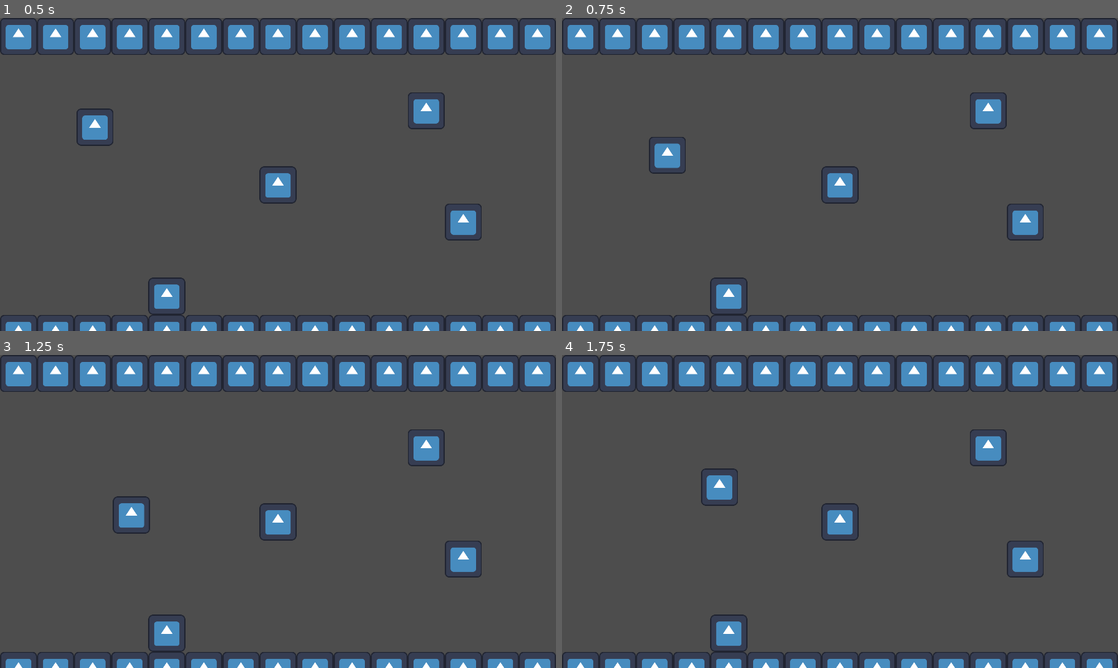
Above: before the commit, frames 1-4 (two rows, left to right).
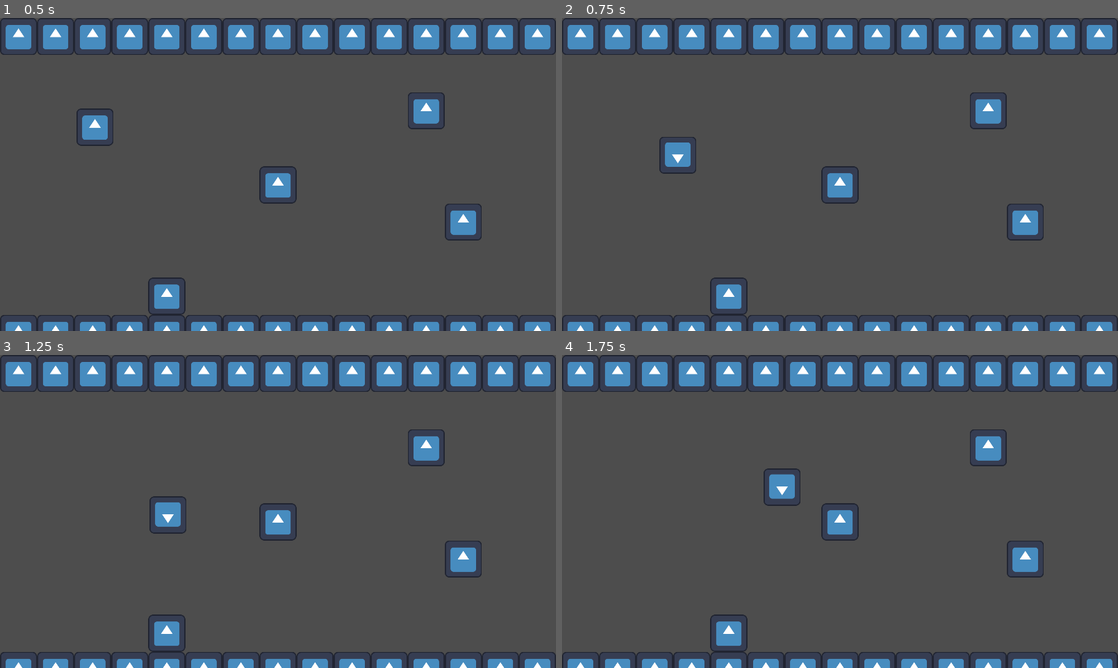
Above: after the commit, the same moments.

Repository: 22218-Burnside/Y12minigamejam
Game: Godot game, scene res://scenes/mainscene.tscn
The game is run twice, just before and just after one commit, with the same random seed, the same clock (stepped at 60 frames per second) and the same inputs. The engine's default icon, where the game draws it, is replaced by a stand-in: a white triangle on a blue panel in a dark square.
Inputs:
- Up to frame 1 (0.5 s): no input
- Up to frame 2 (0.75 s): hold D (player_right) from 0.53 s (still down); tap F (player_flip) at 0.6 s
- Up to frame 3 (1.25 s): keep holding D (player_right); tap Space (player_jump) at 0.77 s
- Up to frame 4 (1.75 s): keep holding D (player_right); tap F (player_flip) at 1.35 s; tap Space (player_jump) at 1.52 s

Frame 1 is identical in both runs. In frame 2, 0.5% of the frame differs, in the area x 15-25%, y 38-50%; in frame 3, 0.9%; in frame 4, 0.9%, in the area x 25-43%, y 36-49%.

Commit message:
Character Sprite flip

Diff:
--- a/year12minijam/scripts/character.gd
+++ b/year12minijam/scripts/character.gd
@@ -3,7 +3,7 @@
 var canflip = true
 var flip = 1
 const gravity = 700
-const SPEED = 3
+const SPEED = 6
 const JUMP_VELOCITY = -500.0
 
 
@@ -15,6 +15,10 @@
 	if Input.is_action_just_pressed("player_flip") and canflip:
 		canflip = false
 		$flip_timer.start()
+		if flip == 1:
+			$Sprite2D.flip_v = true
+		else:
+			$Sprite2D.flip_v = false
 		flip *= -1
 	# Add the gravity.
 	if not is_on_floor() and flip == 1:
